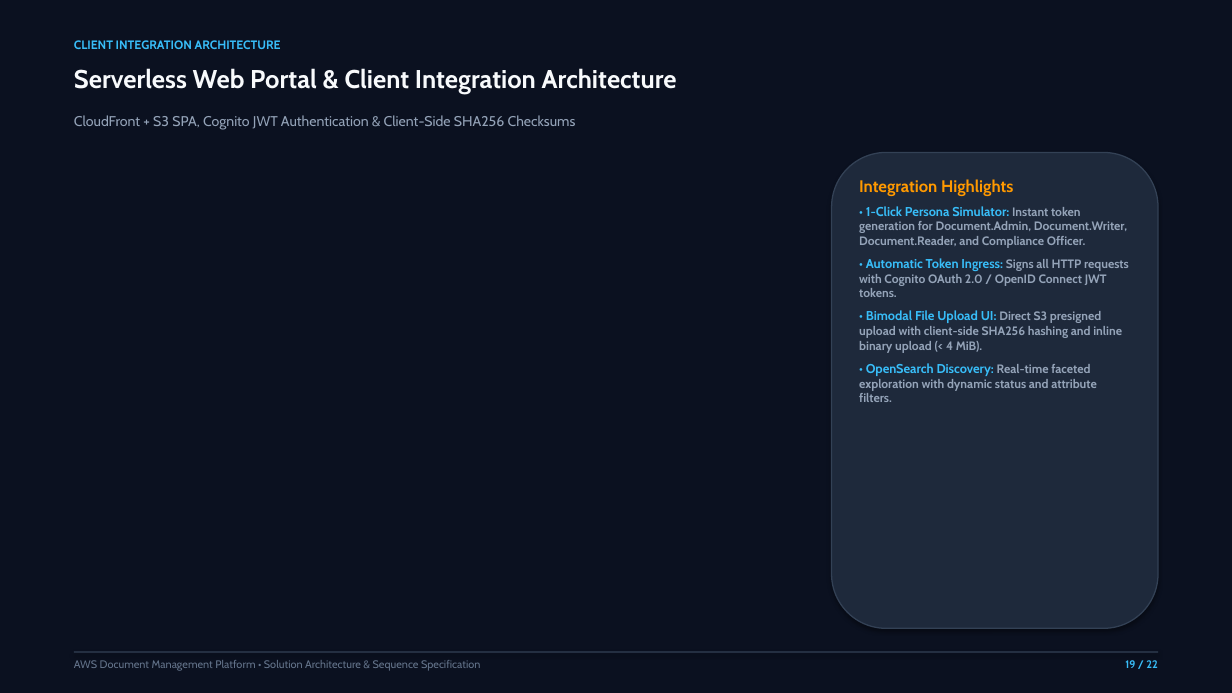
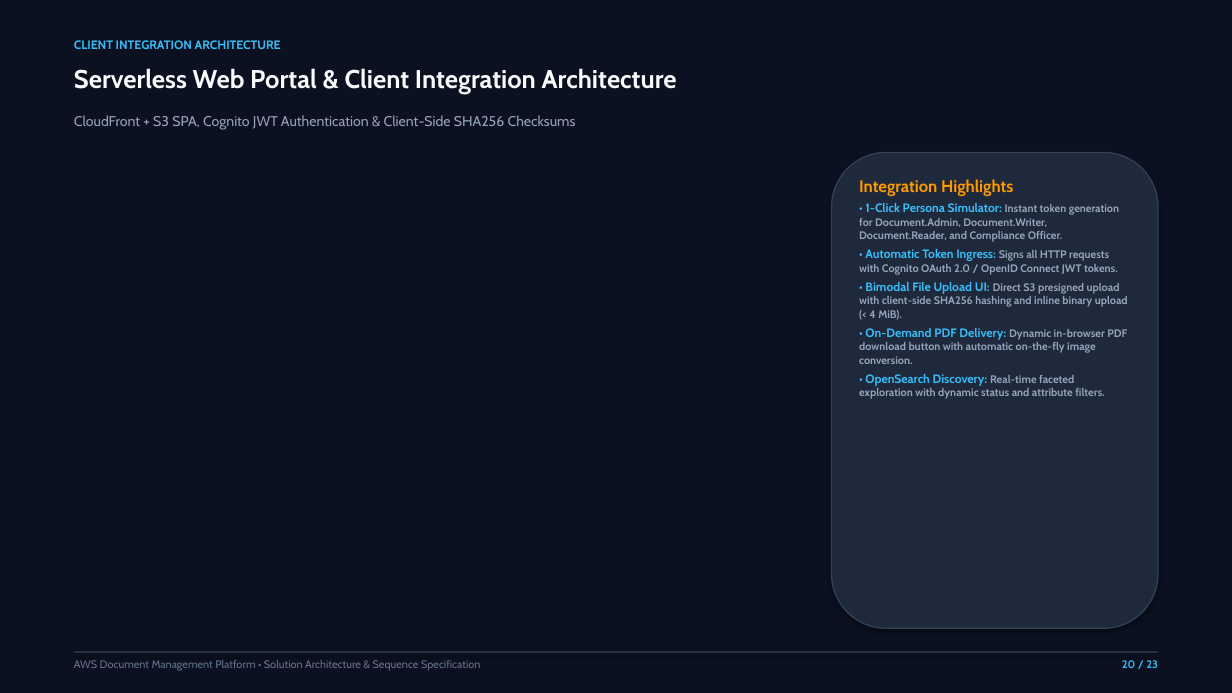
Before and after one commit to peydan/aws-doc-management-system, a slide deck: slide 20 of AWS_Document_Management_Platform_Architecture.pptx (slide 19 before the commit). Drawn at 1232x693 pixels with LibreOffice and Linux fonts; fonts in the diff are those of the drawing. Boxes give left, top, right and bottom in pixels: in the first picture for what was removed or moved away, otherwise in the second. Text is boxed around its words. In the diff, an @@ line names an element or a change of style, - is before the commit and + after.

Commit message:
docs(presentations): update PPTX decks, generators, and HTML presentations for on-demand PDF conversion & Graviton compute

```diff
--- a/AWS_Document_Management_Platform_Architecture.pptx
+++ b/AWS_Document_Management_Platform_Architecture.pptx
@@ text at [859, 203, 1128, 399]: size 10 to 9.5 pt in "• 1-Click Persona Simulator:", "• Automatic Token Ingress:", "• Bimodal File Upload UI:", "• OpenSearch Discovery:"; size 9.5 to 8.5 pt in "Instant token generation for Document.Admin, Document.Writer ...", "Signs all HTTP requests with Cognito OAuth ...", "Direct S3 presigned upload with client-side SHA256 ...", "Real-time faceted exploration with dynamic status and ..."; less space between paragraphs @@
@@ text at [859, 328, 1127, 364]: paragraph added @@
+• On-Demand PDF Delivery: Dynamic in-browser PDF download button with automatic on-the-fly image conversion.
@@ text at [1122, 660, 1158, 668]: text changed @@
-19 / 22
+20 / 23
```
Also in this commit, not shown: 21 other slides changed, 1 slide added, 7 other files.
